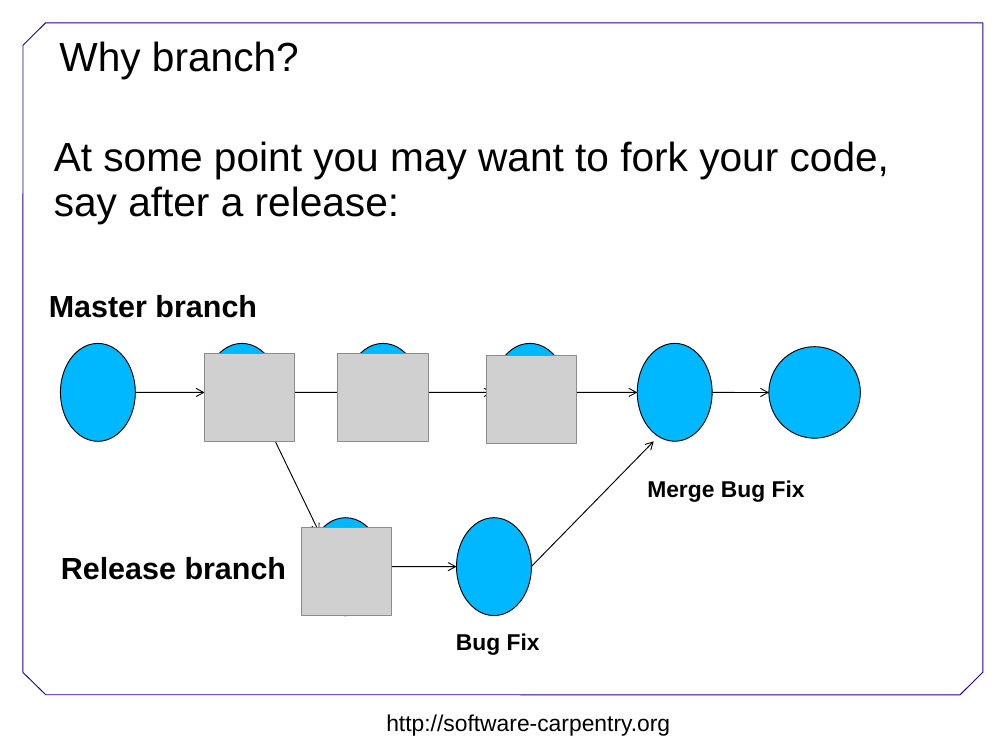
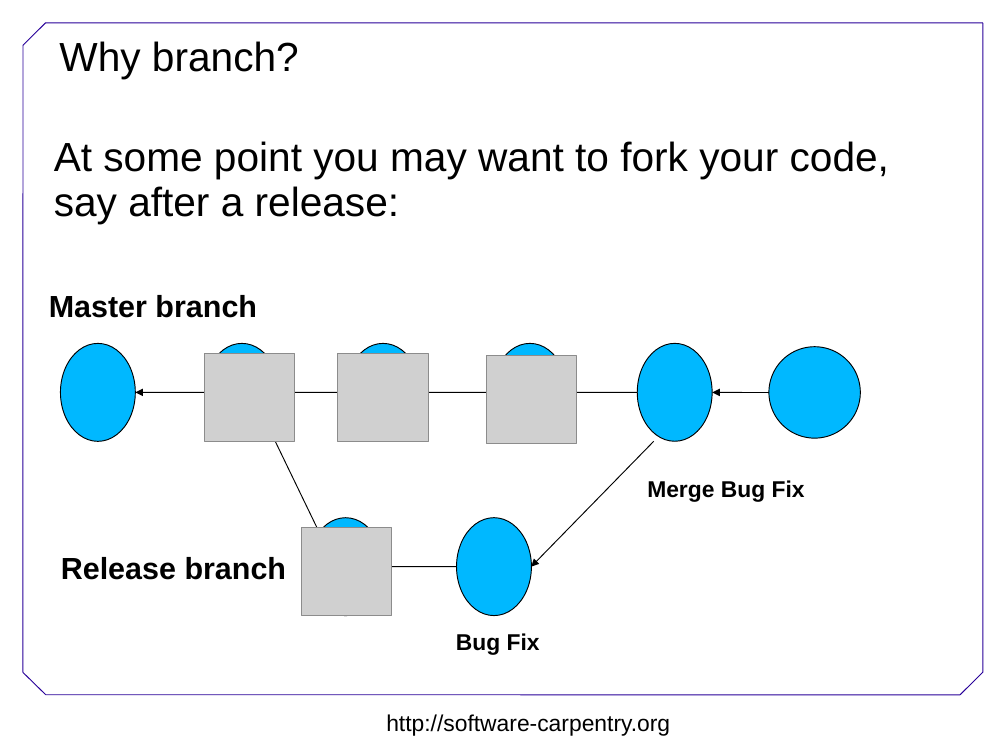
Before and after one commit to swcarpentry/DEPRECATED-boot-camps, a slide deck: slide 9 of version-control/git-oxford/Version-control.ppt. Drawn at 1008x756 pixels with LibreOffice and Linux fonts; fonts in the diff are those of the drawing; grey boxes stand for pictures; background and template pictures are left out. Boxes give left, top, right and bottom in pixels: in the first picture for what was removed or moved away, otherwise in the second. Text is boxed around its words. In the diff, an @@ line names an element or a change of style, - is before the commit and + after.

Commit message:
Removed hyperlinks at the end and changed schematic diagrams of arrows to point from child to parent.

```diff
--- a/version-control/git-oxford/Version-control.ppt
+++ b/version-control/git-oxford/Version-control.ppt
@@ arrow (135, 392) - (205, 392): arrowheads changed @@
@@ arrow (567, 392) - (638, 392): arrowheads changed @@
@@ arrow (713, 392) - (769, 392): arrowheads changed @@
@@ arrow (268, 427) - (319, 532): arrowheads changed @@
@@ arrow (531, 567) - (654, 442): arrowheads changed @@
@@ arrow (383, 567) - (456, 567): arrowheads changed @@
```
Also in this commit, not shown: 5 other slides changed.
